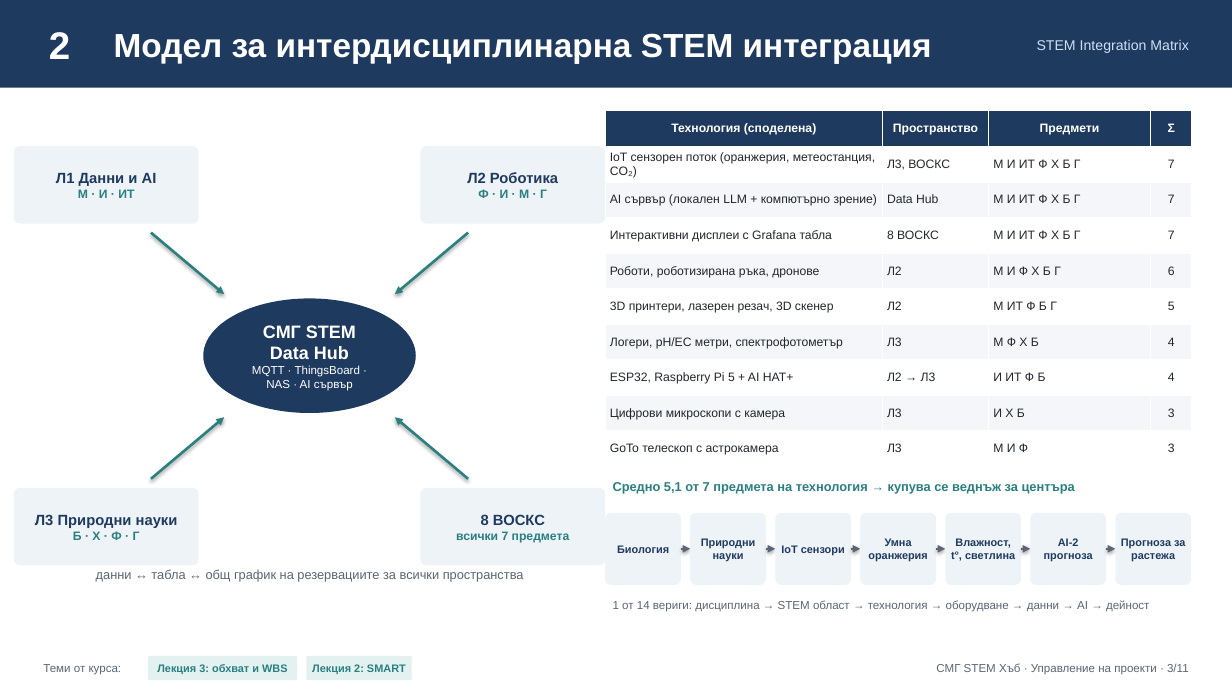
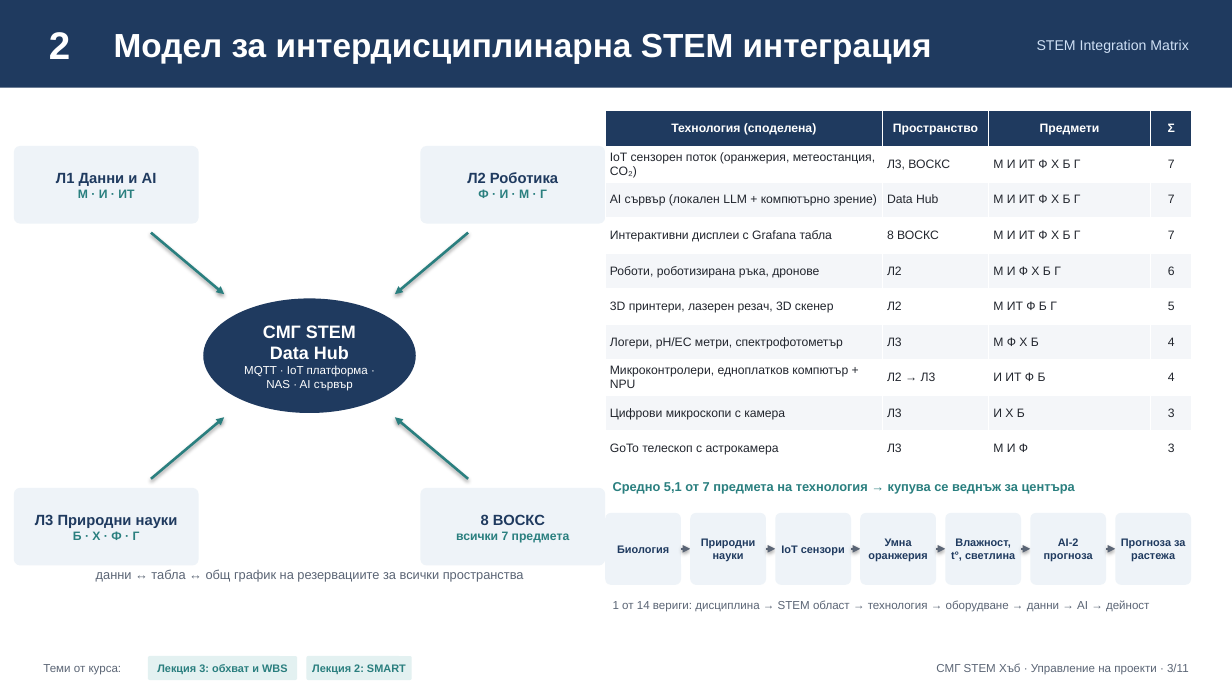
Before and after one commit to Alex-Tsvetanov/Project-Management, a slide deck: slide 3 of stem-project/solution/stem-presentation.pptx. Drawn at 1232x693 pixels with LibreOffice and Linux fonts; fonts in the diff are those of the drawing. Boxes give left, top, right and bottom in pixels: in the first picture for what was removed or moved away, otherwise in the second. Text is boxed around its words. In the diff, an @@ line names an element or a change of style, - is before the commit and + after.

```diff
--- a/stem-project/solution/stem-presentation.pptx
+++ b/stem-project/solution/stem-presentation.pptx
@@ table at [605,111,1192,467] @@
-row 8, column 1: ESP32, Raspberry Pi 5 + AI HAT+
+row 8, column 1: Микроконтролери, едноплатков компютър + NPU
@@ text in ellipse at [244,365,368,391]: text changed @@
-MQTT · ThingsBoard · NAS · AI сървър
+MQTT · IoT платформа · NAS · AI сървър
```
Also in this commit, not shown: 6 other slides changed, 4 other files.
